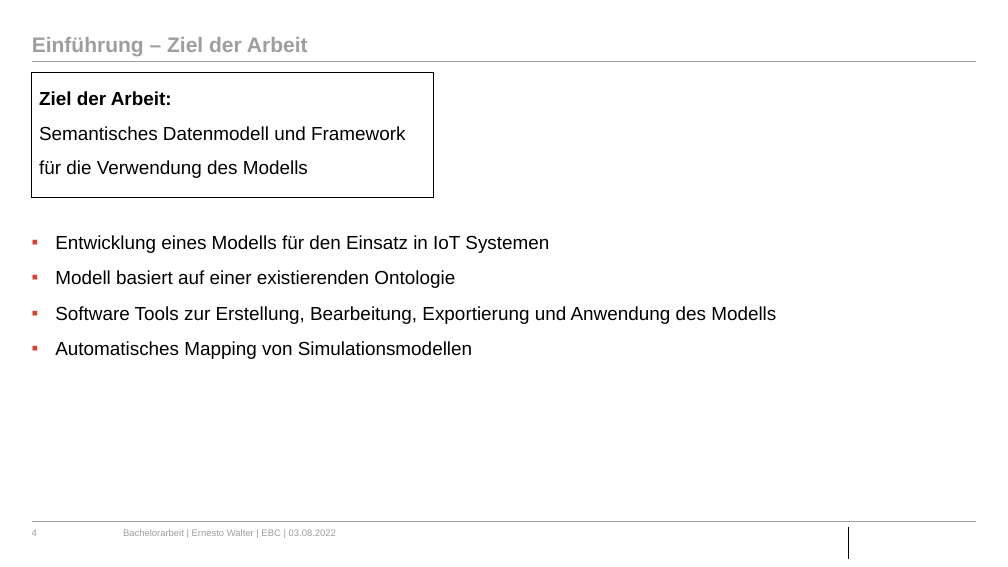
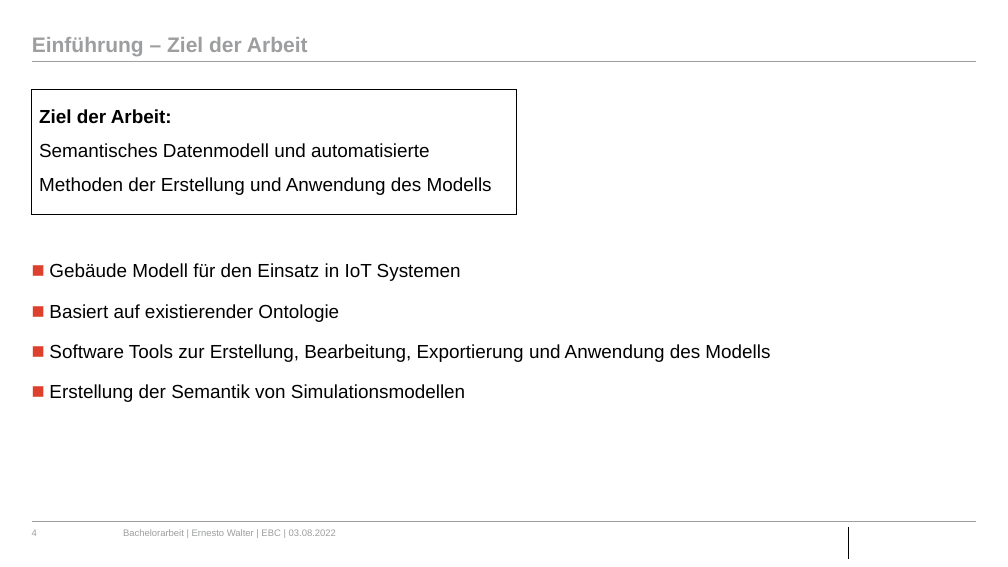
Before and after one commit to ErnestoVivas/FiBEM, a slide deck: slide 4 of docs/BA_Bergfest_Ernesto.pptx. Drawn at 1008x567 pixels with LibreOffice and Linux fonts; fonts in the diff are those of the drawing; background and template pictures are left out. Boxes give left, top, right and bottom in pixels: in the first picture for what was removed or moved away, otherwise in the second. Text is boxed around its words. In the diff, an @@ line names an element or a change of style, - is before the commit and + after.

```diff
--- a/docs/BA_Bergfest_Ernesto.pptx
+++ b/docs/BA_Bergfest_Ernesto.pptx
@@ rectangle "Ziel der Arbeit:": place and size @@
-rectangle "Ziel der Arbeit:" at (32,72,434,197)
+rectangle "Ziel der Arbeit:" at (32,90,517,215)
@@ text in rectangle at (39,143,492,195): text changed @@
-Semantisches Datenmodell und Framework für die Verwendung des Modells
+Semantisches Datenmodell und automatisierte Methoden der Erstellung und Anwendung des Modells
@@ text "Gebäude Modell für den Einsatz ...": place and size @@
-text "Gebäude Modell für den Einsatz ..." at (55,235,776,359)
+text "Gebäude Modell für den Einsatz ..." at (49,263,770,402)
@@ text at (49,263,461,322): text changed @@
-▪ Entwicklung eines Modells für den Einsatz in IoT Systemen
-▪ Modell basiert auf einer existierenden Ontologie
+■ Gebäude Modell für den Einsatz in IoT Systemen
+■ Basiert auf existierender Ontologie
@@ text at (49,344,770,362): bullet ▪ to ■; line spacing 1 to 1.5; less space between paragraphs @@
@@ text at (49,384,465,402): text changed @@
-▪ Automatisches Mapping von Simulationsmodellen
+■ Erstellung der Semantik von Simulationsmodellen
```
Also in this commit, not shown: 20 other slides changed, 3 slides added, 4 slides removed.
